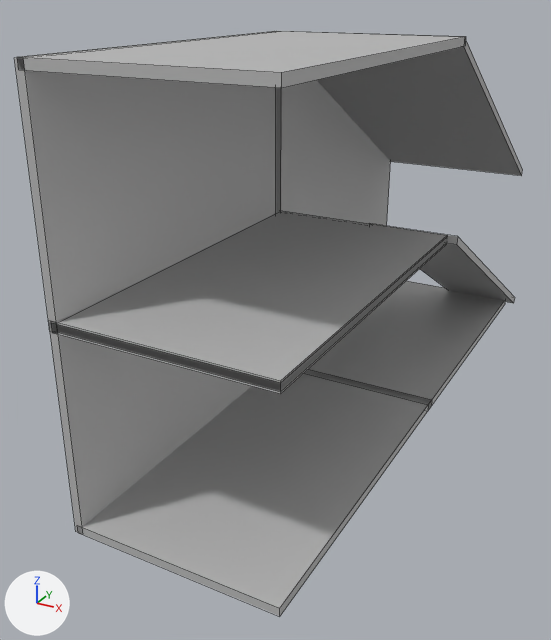
An edit to the FBX model Cheeseballs_EndlessRunner/Assets/Art/Models/Proc_Rooms_BO/House_2s_To_1s.fbx, drawn before and after from the same camera.
The view is the same before and after, from a 50 mm camera at (0.103, -0.244, 0.15) aimed at (-0.022, -0.017, 0.036). Every picture has the same lights, and +X, +Y and +Z are marked at lower left. Mesh edges are drawn as thin lines. Where no turn or scale is listed for an object, it has been applied to the vertices.

The older version as bpy lines, for what is in view:
```python
me_mesh = bpy.data.meshes.new('Mesh')
me_mesh.from_pydata(...)  # 72 vertices, 54 faces; spans x -0.038..0.031, y -0.112..0.129, z 0.001..0.135
# faces by material slot: [36, 18]
me_mesh.materials.append(mat_lambert7)  # grey #bcbcbc
me_mesh.materials.append(mat_pasted__lambert6)  # grey #bcbcbc
me_mesh_001 = bpy.data.meshes.new('Mesh.001')
me_mesh_001.from_pydata(...)  # 8 vertices, 6 faces; spans x 0.0021..0.0351, y -0.0515..0.0711, z 0.0009..0.0699
me_mesh_001.materials.append(mat_pasted__lambert5)  # grey #bcbcbc
ob_polysurface2 = bpy.data.objects.new('polySurface2', me_mesh_001)
ob_polysurface2.location = (0.0, 0.0616, 0.0)
ob_polysurface3 = bpy.data.objects.new('polySurface3', me_mesh)
ob_polysurface3.location = (0.0, 0.0, 0.0)
```
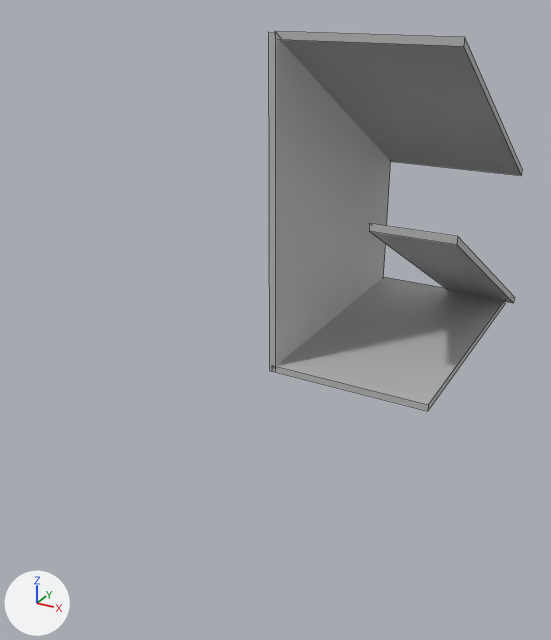
The newer file is also turned or shifted as a whole; pictures and numbers use the older file's frame.

Where the change shows, as pixel boxes [x1, y1, x2, y2] in the pictures (551 x 640 px):
'polySurface3', reshaped (50% narrower, 35% shorter)
    before: [14, 31, 522, 616]
    after: [269, 31, 522, 411]
part 1 of me_mesh, deleted
    before: [14, 31, 466, 616]

The change, as a list of edits to the scene's bpy script:
```text
Change me_mesh:
    used by ob_polysurface3; location = (0.0, 0.0, 0.0)
    remove me_mesh.from_pydata(...)  # 72 vertices, 54 faces; spans x -0.038..0.031, y -0.112..0.129, z 0.001..0.135
    remove me_mesh.materials.append(mat_lambert7)  # grey #bcbcbc
    add me_mesh.from_pydata(...)  # 24 vertices, 18 faces; spans x -0.038..0.031, y 0.007..0.129, z 0.001..0.135
    me_mesh part 1: 6 loose pieces with 48 vertices, spanning x -0.038..0.031, y -0.112..0.011, z 0.001..0.135, are deleted
```
